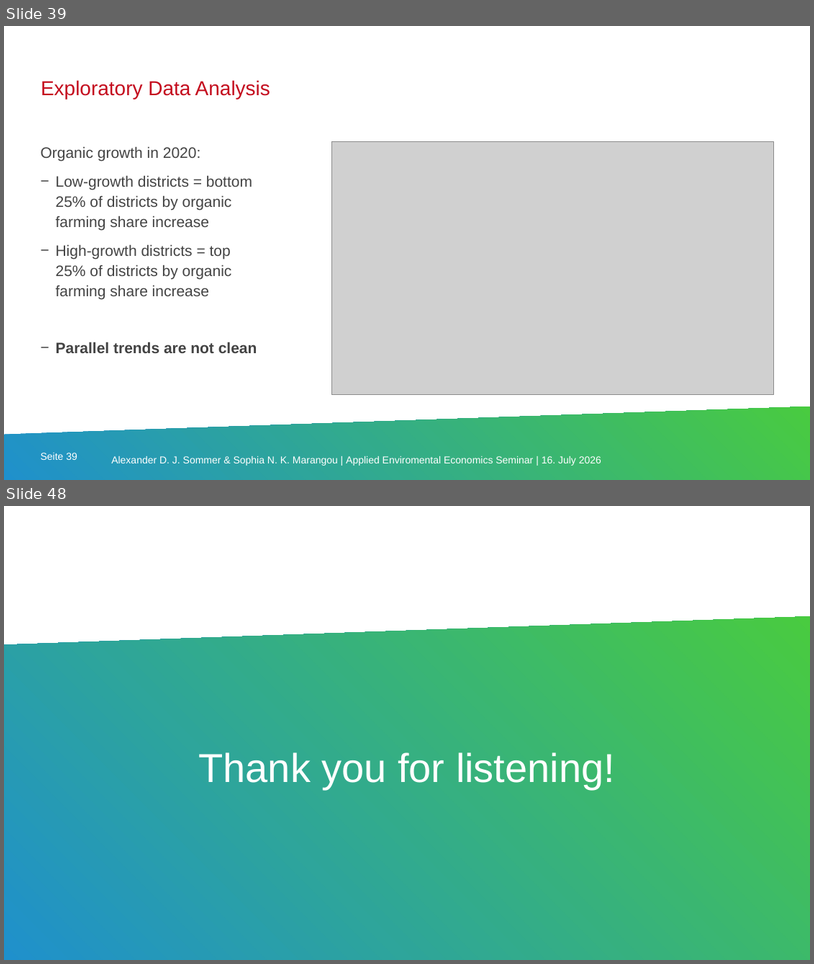
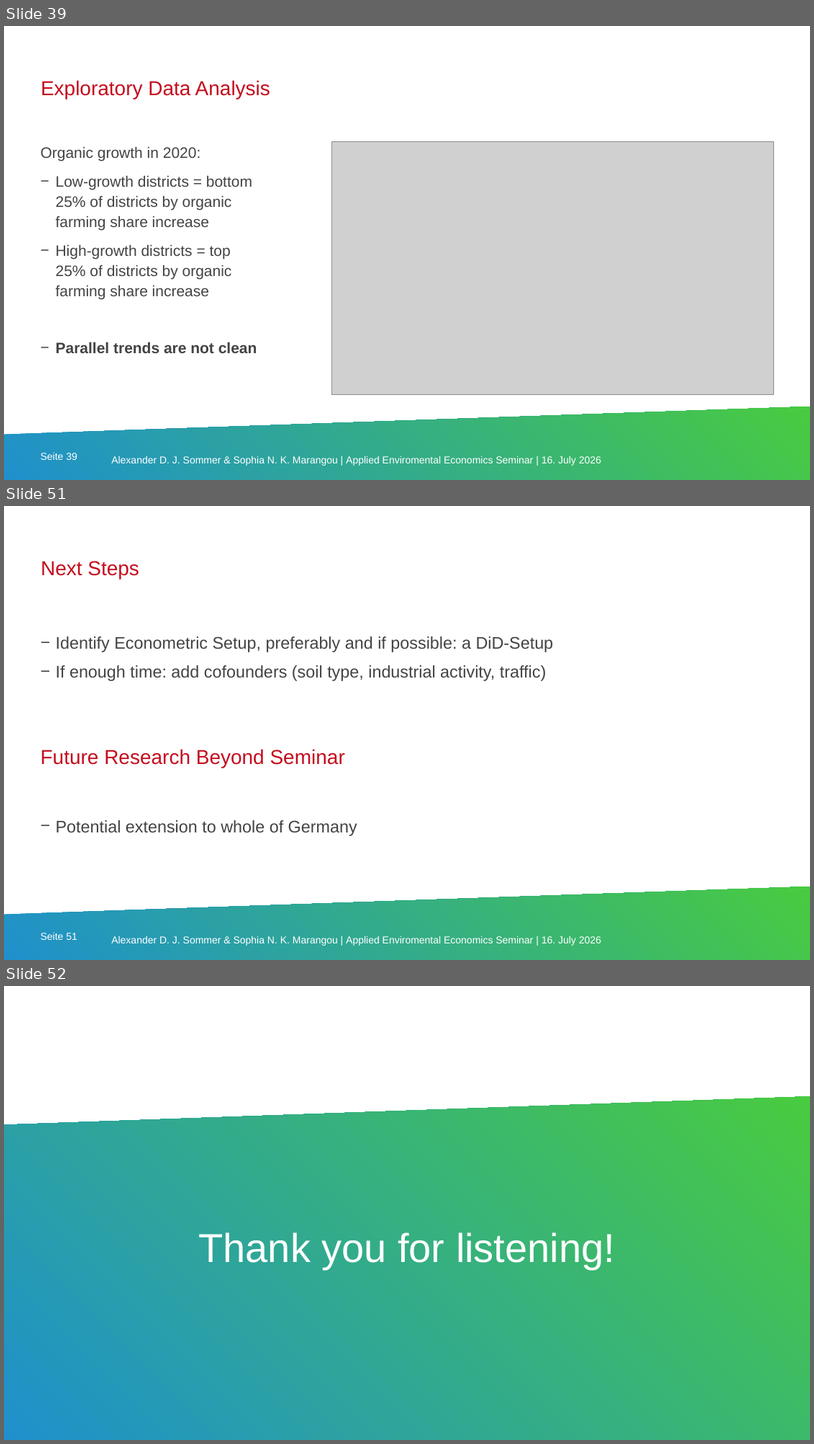
Before and after one commit to codemaxxx3r/aee_organicfarming, a slide deck: submissions/presentation_16_07.pptx. Shown one above the other, each under a label of ours: slides 39 and 48 before the commit, slides 39, 51 and 52 after it; the slides between them are not shown. The pictures are 814x964 and 814x1444 pixels, drawn with LibreOffice and Linux fonts; fonts in the diff are those of the drawing; grey boxes stand for pictures; background and template pictures are left out. Boxes give left, top, right and bottom in pixels: in the first picture for what was removed or moved away, otherwise in the second. Text is boxed around its words. In the diff, an @@ line names an element or a change of style, - is before the commit and + after.

```diff
--- a/submissions/presentation_16_07.pptx
+++ b/submissions/presentation_16_07.pptx
@@ slide 51 added at [4,506,810,960], background #FFFFFF; not listed: 3 template elements that a slide beside it also shows @@
@@ text added at [41,561,139,579], 24 pt, text #C40D1E @@
+Next Steps
@@ text added at [56,636,554,836], 20 pt, text #434343 @@
+− Identify Econometric Setup, preferably and if possible: a DiD-Setup
+− If enough time: add cofounders (soil type, industrial activity, traffic)
+− Potential extension to whole of Germany
@@ text added at [41,749,345,767], 24 pt, text #C40D1E @@
+Future Research Beyond Seminar
@@ what was slide 48 is now slide 52 @@
```
Also in this commit, not shown: 7 slides changed, 10 other slides added.
